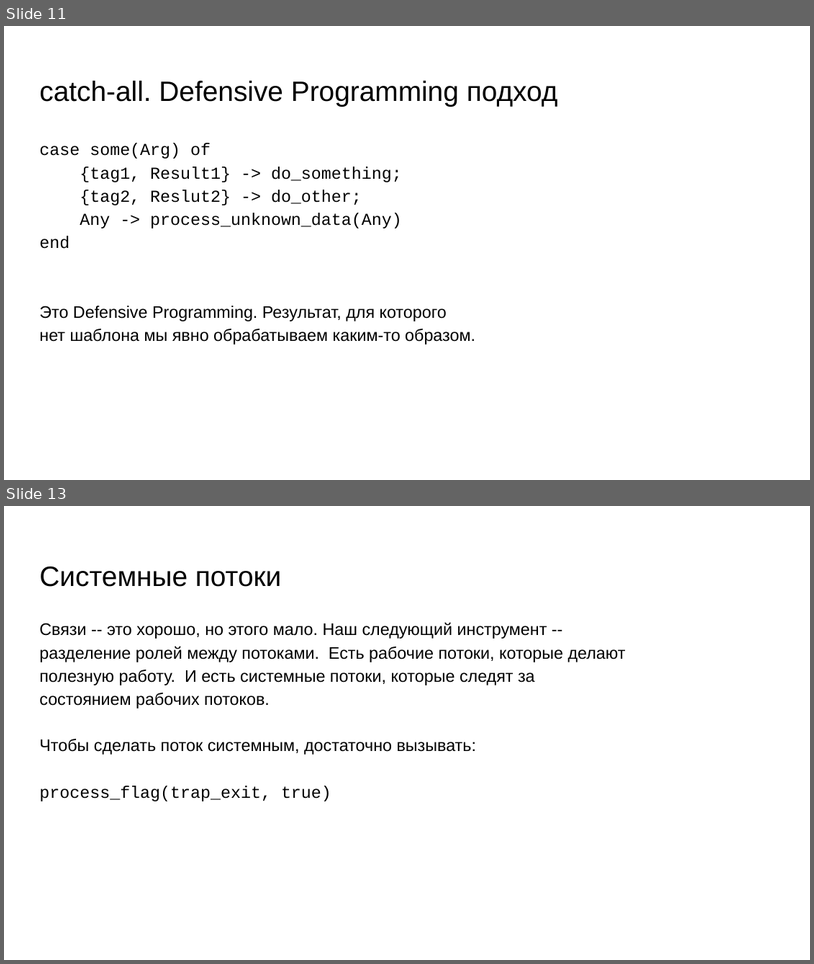
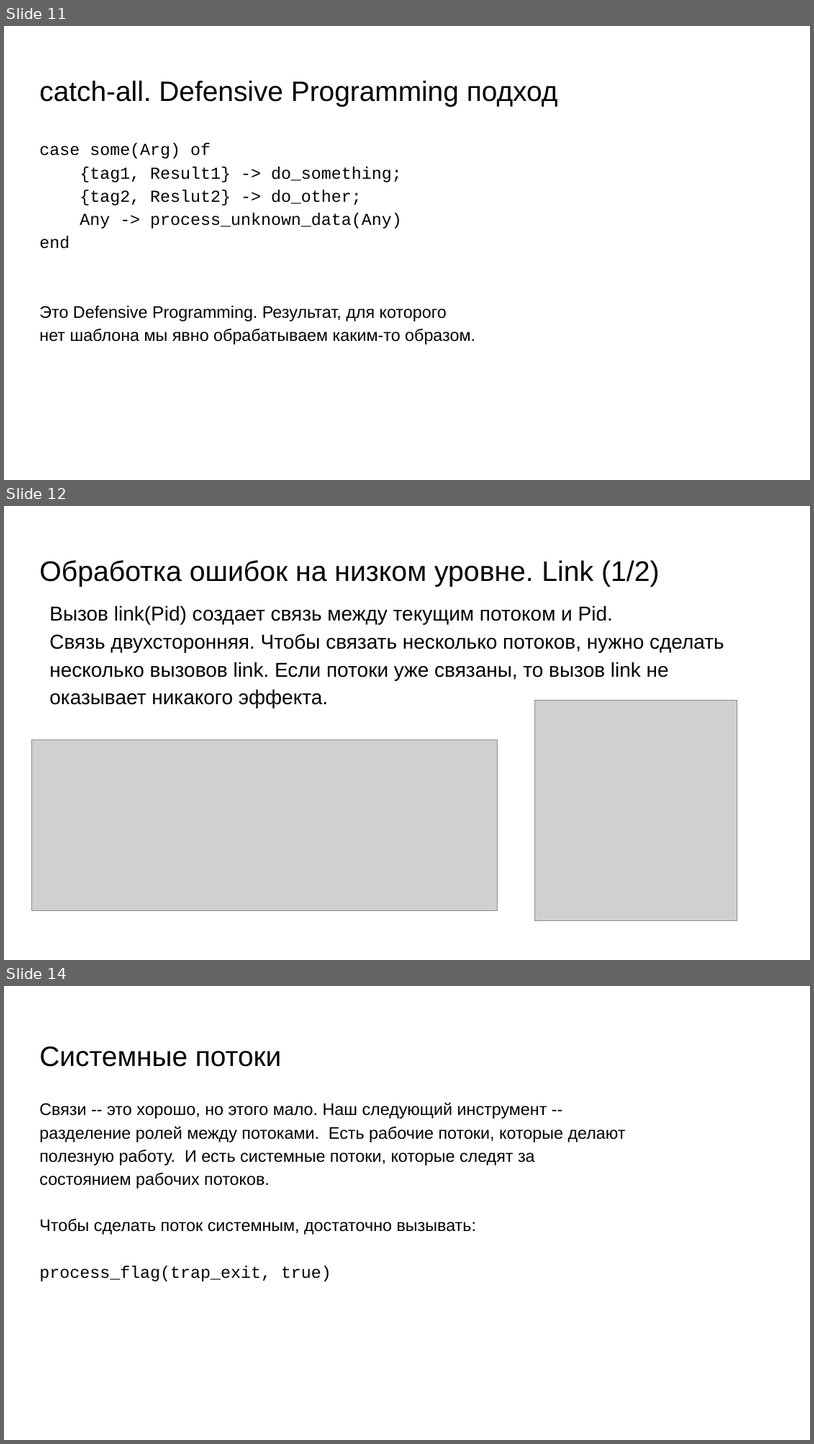
Before and after one commit to Samirox66/erlang, a slide deck: src/lec7_exceptions_07-11/exceptions.pptx. Shown one above the other, each under a label of ours: slides 11 and 13 before the commit, slides 11, 12 and 14 after it; the slides between them are not shown. The pictures are 814x964 and 814x1444 pixels, drawn with LibreOffice and Linux fonts; fonts in the diff are those of the drawing; grey boxes stand for pictures. Boxes give left, top, right and bottom in pixels: in the first picture for what was removed or moved away, otherwise in the second. Text is boxed around its words. In the diff, an @@ line names an element or a change of style, - is before the commit and + after.

Commit message:
fix presentations

```diff
--- a/src/lec7_exceptions_07-11/exceptions.pptx
+++ b/src/lec7_exceptions_07-11/exceptions.pptx
@@ slide 12 added at bbox=[4, 506, 810, 960], background #FFFFFF @@
@@ title added at bbox=[39, 560, 660, 587], 25.2 pt, text #000000 @@
+Обработка ошибок на низком уровне. Link (1/2)
@@ text added at bbox=[49, 605, 725, 708], 18 pt, text #000000 @@
+Вызов link(Pid) создает связь между текущим потоком и Pid.
+Связь двухсторонняя. Чтобы связать несколько потоков, нужно сделать
+несколько вызовов link. Если потоки уже связаны, то вызов link не
+оказывает никакого эффекта.
@@ picture added at bbox=[535, 700, 737, 921] @@
@@ picture added at bbox=[31, 740, 497, 910] @@
@@ what was slide 13 is now slide 14 @@
```
Also in this commit, not shown: 1 other slide added, 1 slide removed, 1 other file.
